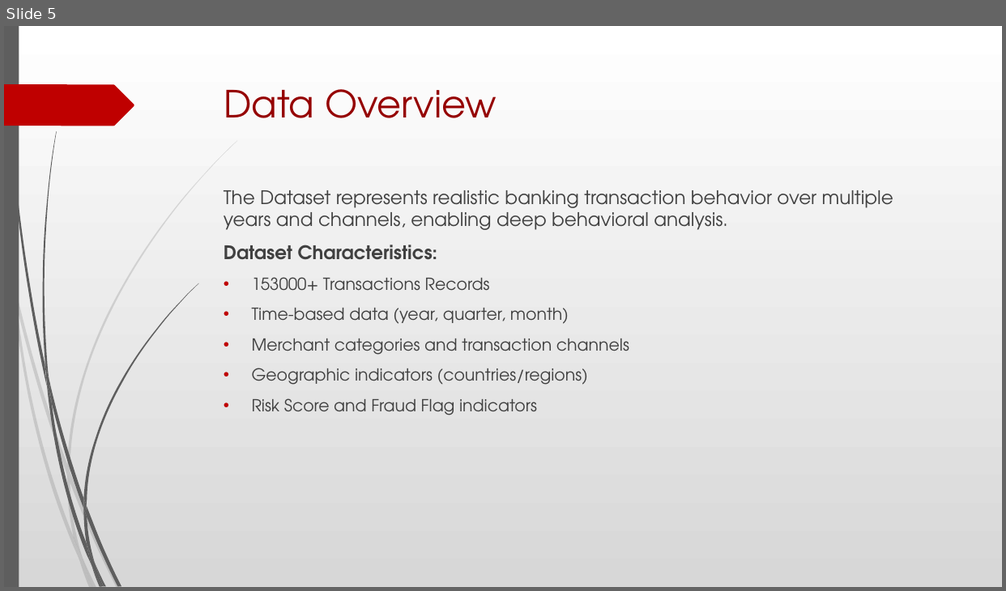
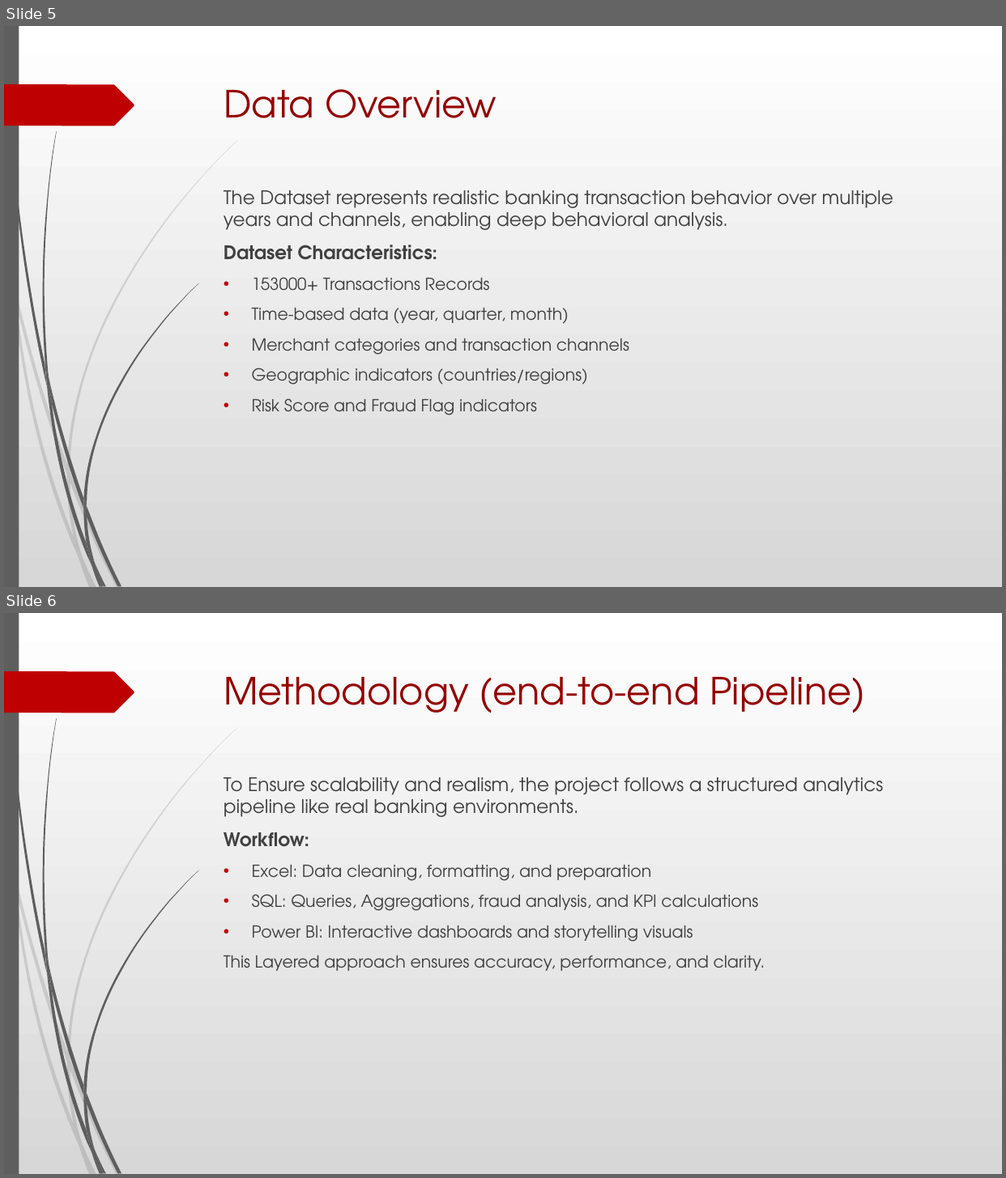
Before and after one commit to Garvdudy/ETL-Banking-Transactions-Combined-Pipeline-Project, a slide deck: Global Banking Fraud Detection & Risk Analysis Presentation.pptx. Shown one above the other, each under a label of ours: slide 5 before the commit, slides 5 and 6 after it. The pictures are 1006x591 and 1006x1178 pixels, drawn with LibreOffice and Linux fonts; fonts in the diff are those of the drawing. Boxes give left, top, right and bottom in pixels: in the first picture for what was removed or moved away, otherwise in the second. Text is boxed around its words. In the diff, an @@ line names an element or a change of style, - is before the commit and + after.

Commit message:
Updating Final Project Presentation Report

```diff
--- a/Global Banking Fraud Detection & Risk Analysis Presentation.pptx
+++ b/Global Banking Fraud Detection & Risk Analysis Presentation.pptx
@@ slide 6 added at (4,613,1002,1174), background gradient #FFFFFF to #D7D7D7; not listed: 24 template elements that a slide beside it also shows @@
@@ title added at (224,677,866,713), 36 pt, text #950000 @@
+Methodology (end-to-end Pipeline)
@@ text added at (224,777,883,971), 16 pt, text #404040 @@
+To Ensure scalability and realism, the project follows a structured analytics pipeline like real banking environments.
+Workflow:
+• Excel: Data cleaning, formatting, and preparation
+• SQL: Queries, Aggregations, fraud analysis, and KPI calculations
+• Power BI: Interactive dashboards and storytelling visuals
+This Layered approach ensures accuracy, performance, and clarity.
```
Also in this commit, not shown: 1 other slide added, 1 other file.
